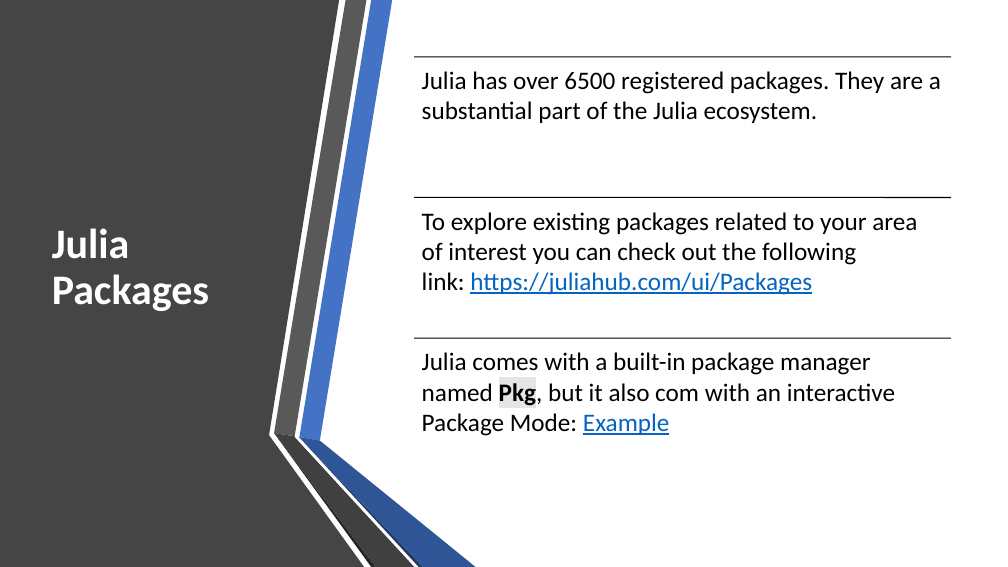
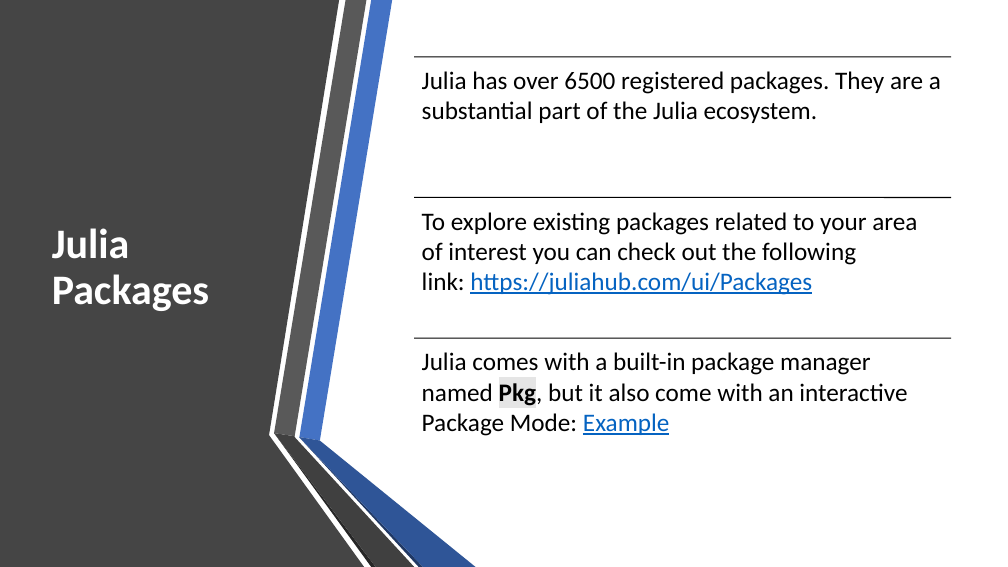
Before and after one commit to senresearch/julia-intro-docs, a slide deck: slide 14 of notebooks/KeyfeaturesOverview2021.pptx (slide 9 before the commit). Drawn at 1008x567 pixels with LibreOffice and Linux fonts; fonts in the diff are those of the drawing. Boxes give left, top, right and bottom in pixels: in the first picture for what was removed or moved away, otherwise in the second. Text is boxed around its words. In the diff, an @@ line names an element or a change of style, - is before the commit and + after.

```diff
--- a/notebooks/KeyfeaturesOverview2021.pptx
+++ b/notebooks/KeyfeaturesOverview2021.pptx
@@ text at (x1=422, y1=352, x2=907, y2=436): text changed @@
-Julia comes with a built-in package manager named Pkg, but it also com with an interactive Package Mode: Example
+Julia comes with a built-in package manager named Pkg, but it also come with an interactive Package Mode: Example
```
Also in this commit, not shown: 2 other slides changed, 2 slides added, 1 slide removed, 5 other files.
